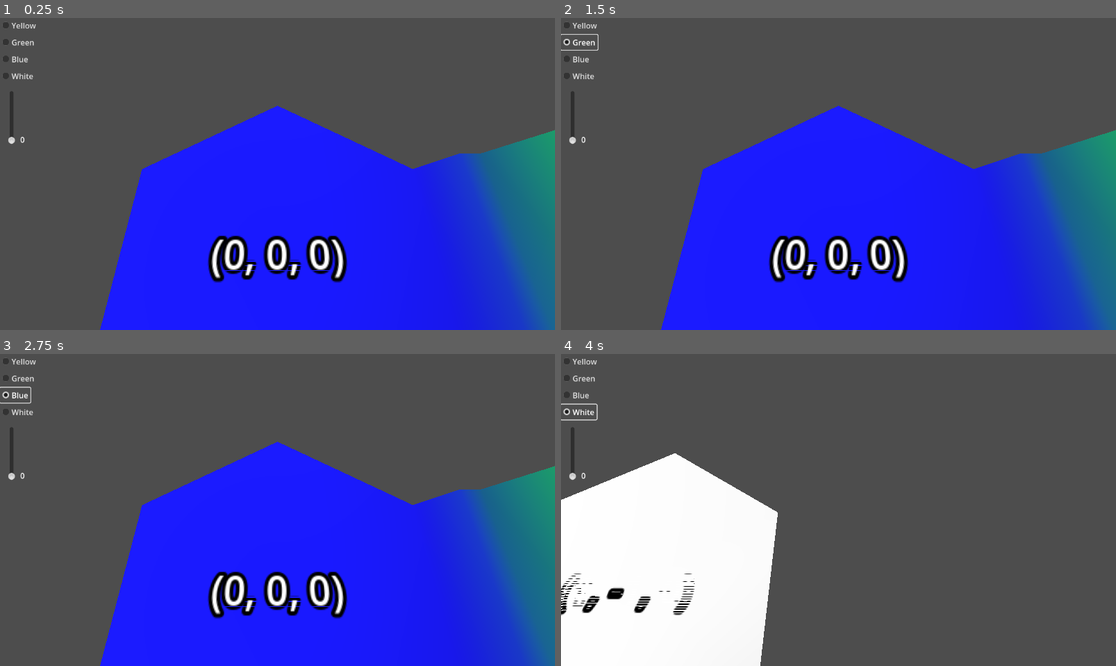
Above: before the commit, frames 1-4 (two rows, left to right).
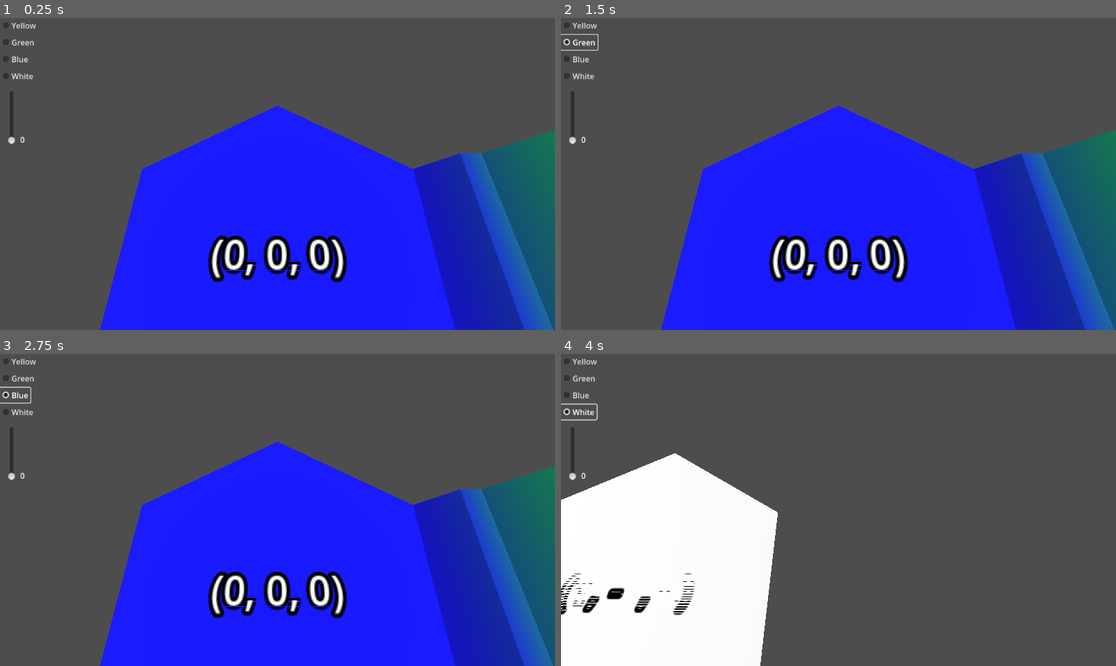
Above: after the commit, the same moments.

Repository: davepruitt/hex_map_godot
Game: Godot game, scene res://main.tscn
Same seed, same stepped clock (60 frames per second), same inputs: the game is played once before the commit and once after it.
Inputs (mouse positions are in pixels of both pictures, inside the frame that each line leads up to):
- Up to frame 1 (0.25 s): no input
- Up to frame 2 (1.5 s): click "Yellow" at 0.5 s; click "Green" at 1.25 s
- Up to frame 3 (2.75 s): click "Blue" at 2 s
- Up to frame 4 (4 s): click "White" at 2.75 s; tap Enter at 3.5 s; move the mouse to (960, 494) at 3.52 s; hold Right (ui_right) from 3.53 s (still down); tap Z at 3.6 s; click (960, 494) at 3.67 s

The runs differ from the first frame. In frame 1, 9.1% of the frame differs, in the area x 74-100%, y 35-100%; in frame 2, 9.1%; in frame 3, 9.1%; in frame 4, less than 0.1%.

Commit message:
I've found that setting the smooth group to -1 in the surface tool fixes the lighting issues. According to the documentation, doing this "produces a mesh with flat normals".

Diff:
--- a/hex_project_godot/hex_cell.gd
+++ b/hex_project_godot/hex_cell.gd
@@ -92,6 +92,7 @@
 
 	#Begin creating the mesh
 	surface_tool.begin(Mesh.PRIMITIVE_TRIANGLES);
+	surface_tool.set_smooth_group(-1)
 
 	#Iterate over each of the 6 directions from the center of the hex
 	for i in range(0, 6):
